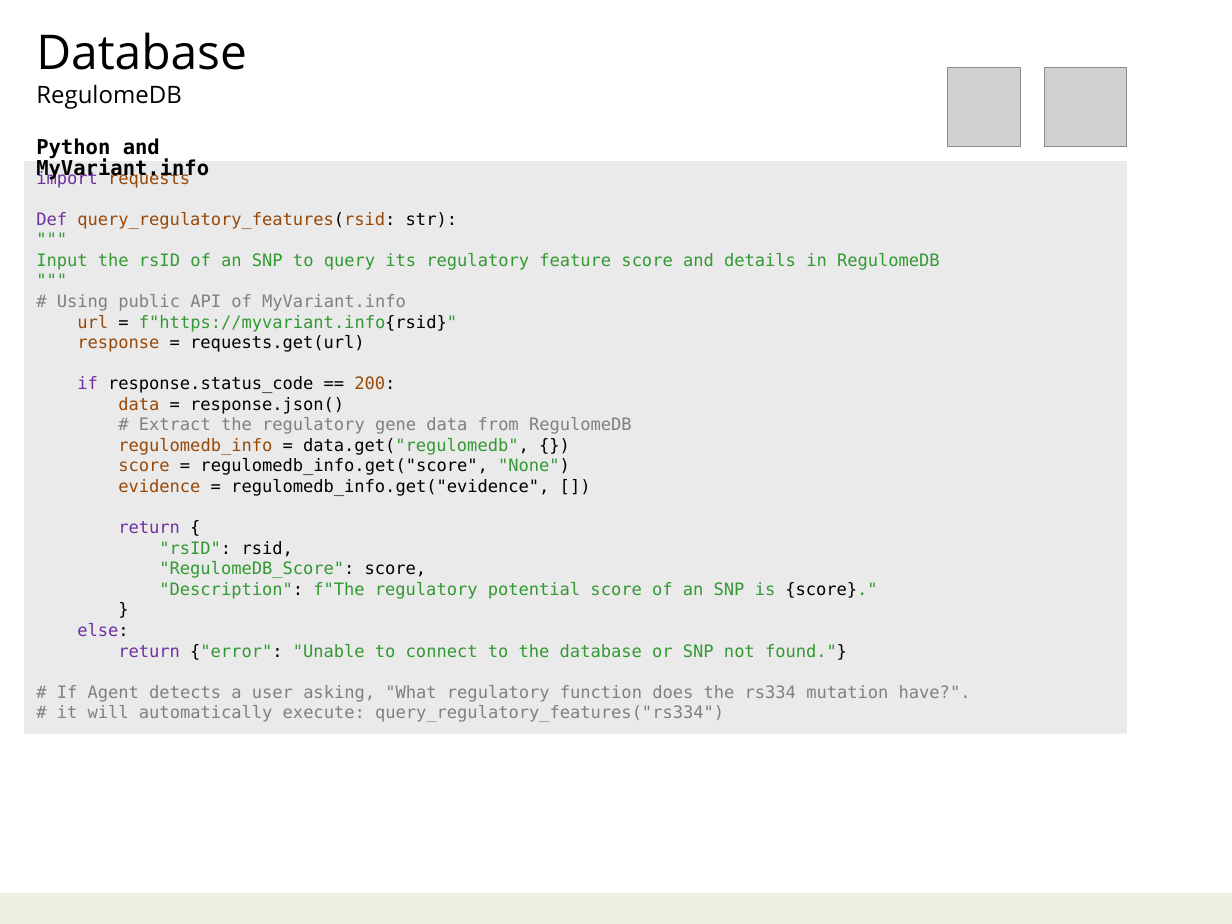
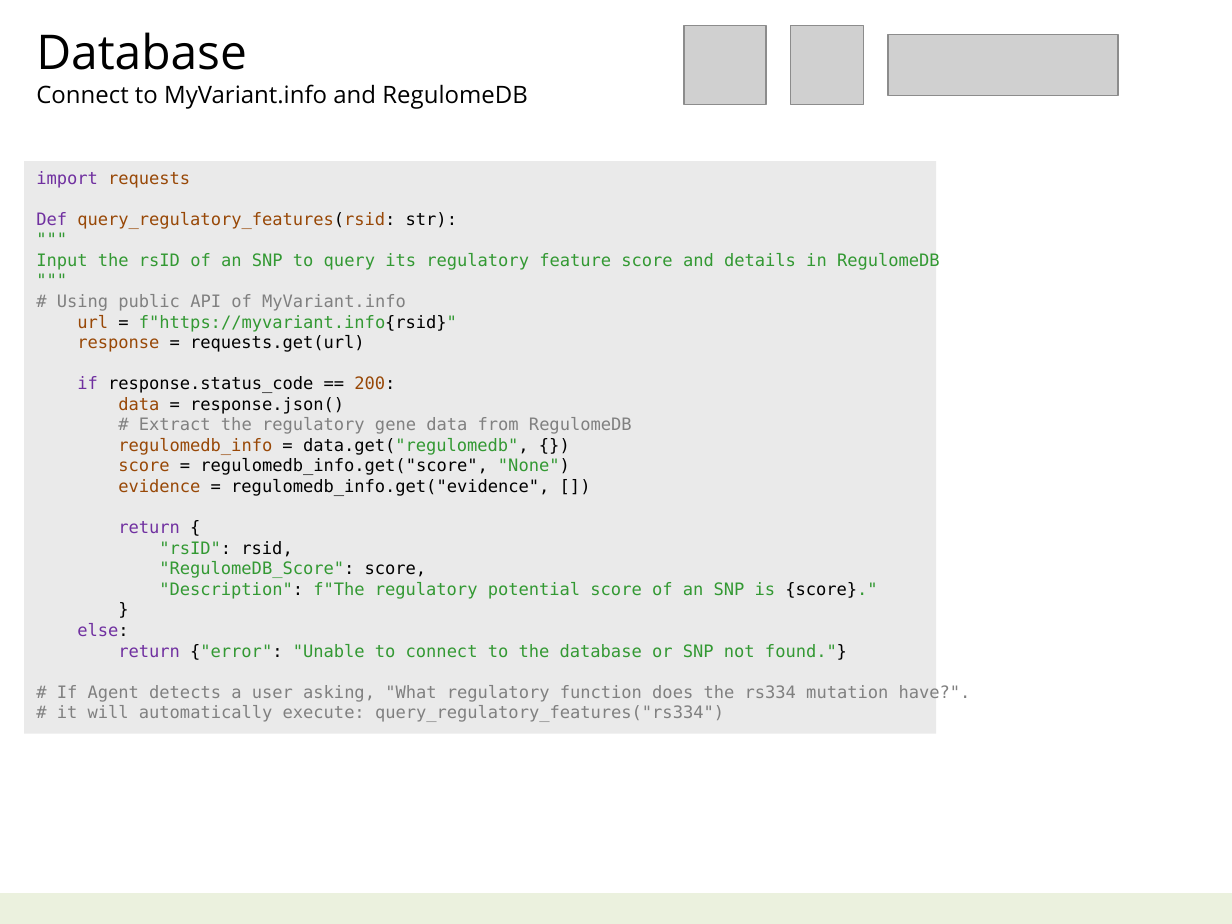
Before and after one commit to navibator/crazy-ai, a slide deck: slide 7 of bio-it-agent.pptx. Drawn at 1232x924 pixels with LibreOffice and Linux fonts; fonts in the diff are those of the drawing; grey boxes stand for pictures. Boxes give left, top, right and bottom in pixels: in the first picture for what was removed or moved away, otherwise in the second. Text is boxed around its words. In the diff, an @@ line names an element or a change of style, - is before the commit and + after.

```diff
--- a/bio-it-agent.pptx
+++ b/bio-it-agent.pptx
@@ picture: place and size @@
-picture at box(1045, 68, 1127, 147)
+picture at box(684, 26, 766, 105)
@@ picture: place and size @@
-picture at box(947, 68, 1020, 147)
+picture at box(791, 26, 864, 105)
@@ picture added at box(888, 34, 1119, 96) @@
@@ text at box(36, 84, 528, 109): text changed @@
-RegulomeDB
+Connect to MyVariant.info and RegulomeDB
@@ text removed at box(36, 138, 209, 180) @@
-Python and MyVariant.info
@@ rectangle "import requests": place and size @@
-rectangle "import requests" at box(25, 161, 1127, 734)
+rectangle "import requests" at box(25, 161, 936, 734)
```
Also in this commit, not shown: 3 other slides changed, 1 slide added, 2 slides removed, 1 other file.
